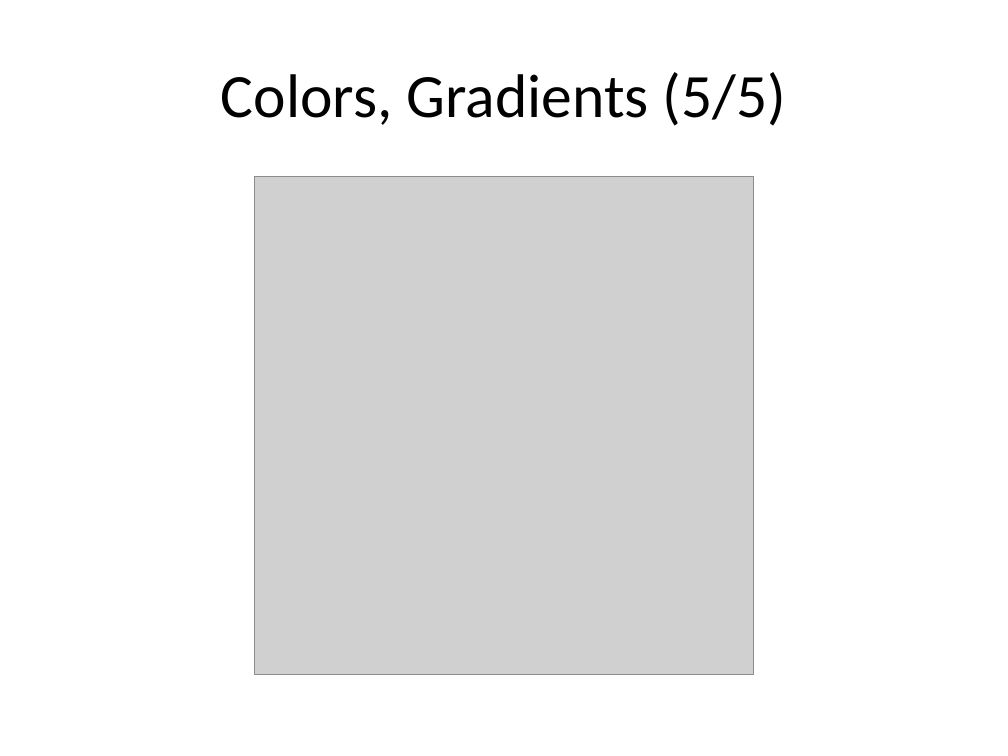
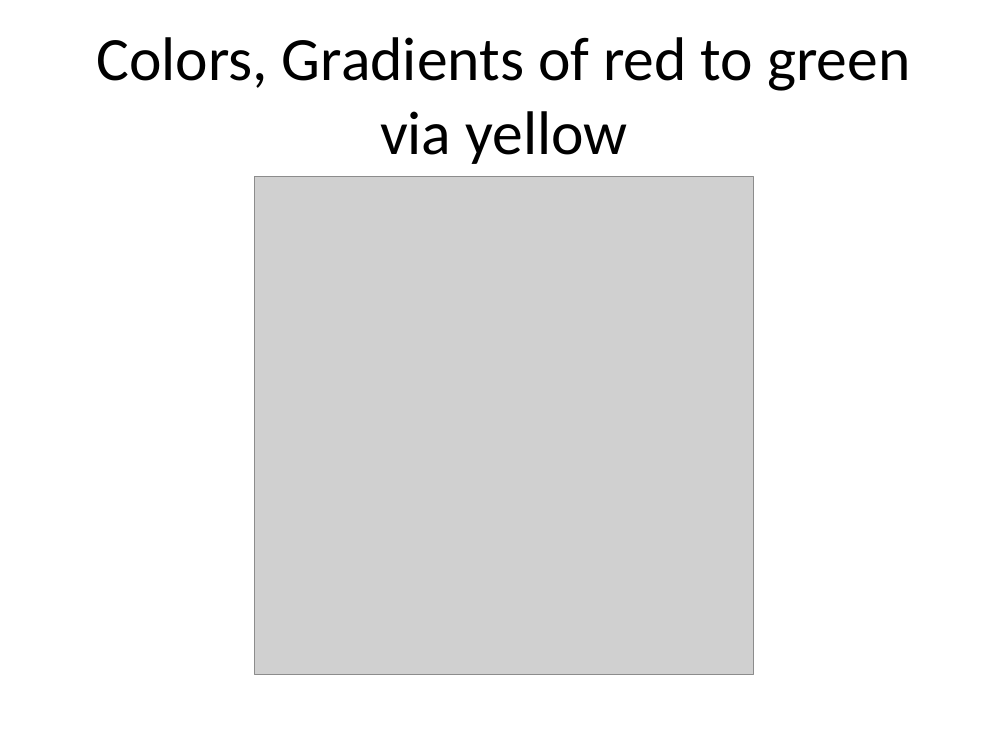
Before and after one commit to pmean/data-visualization, a slide deck: slide 18 of data-viz-02/component/tutorial-colors.pptx. Drawn at 1008x756 pixels with LibreOffice and Linux fonts; fonts in the diff are those of the drawing; grey boxes stand for pictures. Boxes give left, top, right and bottom in pixels: in the first picture for what was removed or moved away, otherwise in the second. Text is boxed around its words. In the diff, an @@ line names an element or a change of style, - is before the commit and + after.

```diff
--- a/data-viz-02/component/tutorial-colors.pptx
+++ b/data-viz-02/component/tutorial-colors.pptx
@@ title at box(96, 37, 910, 164): text changed @@
-Colors, Gradients (5/5)
+Colors, Gradients of red to green via yellow
```
Also in this commit, not shown: 3 other slides changed, 3 slides added, 3 slides removed, 11 other files.
